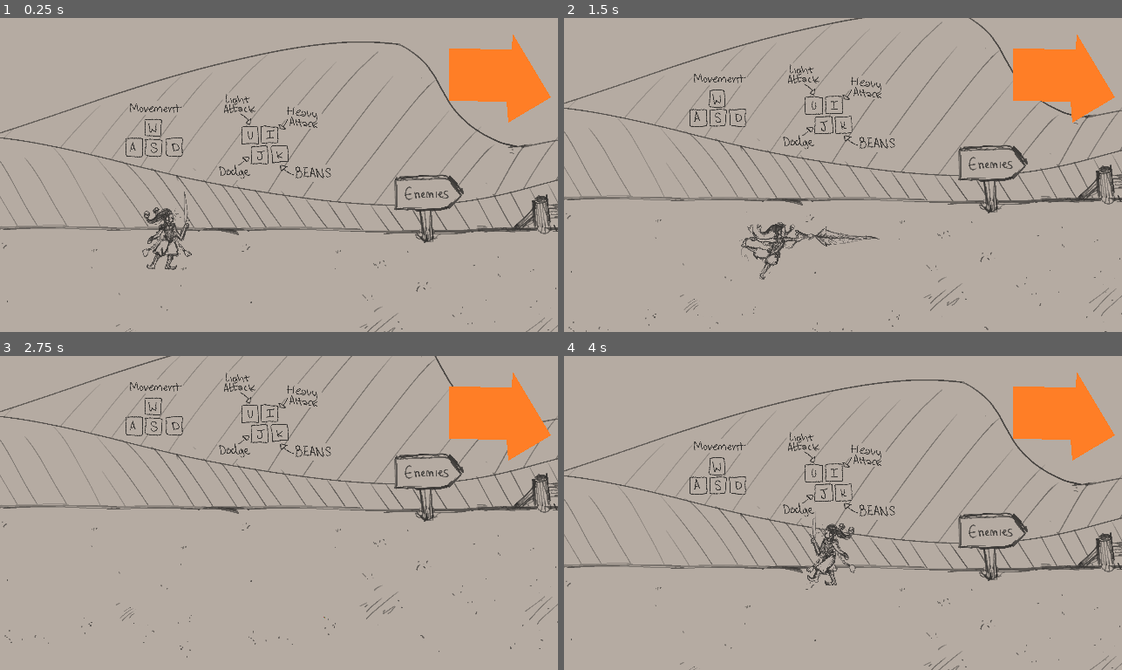
Above: before the commit, frames 1-4 (two rows, left to right).
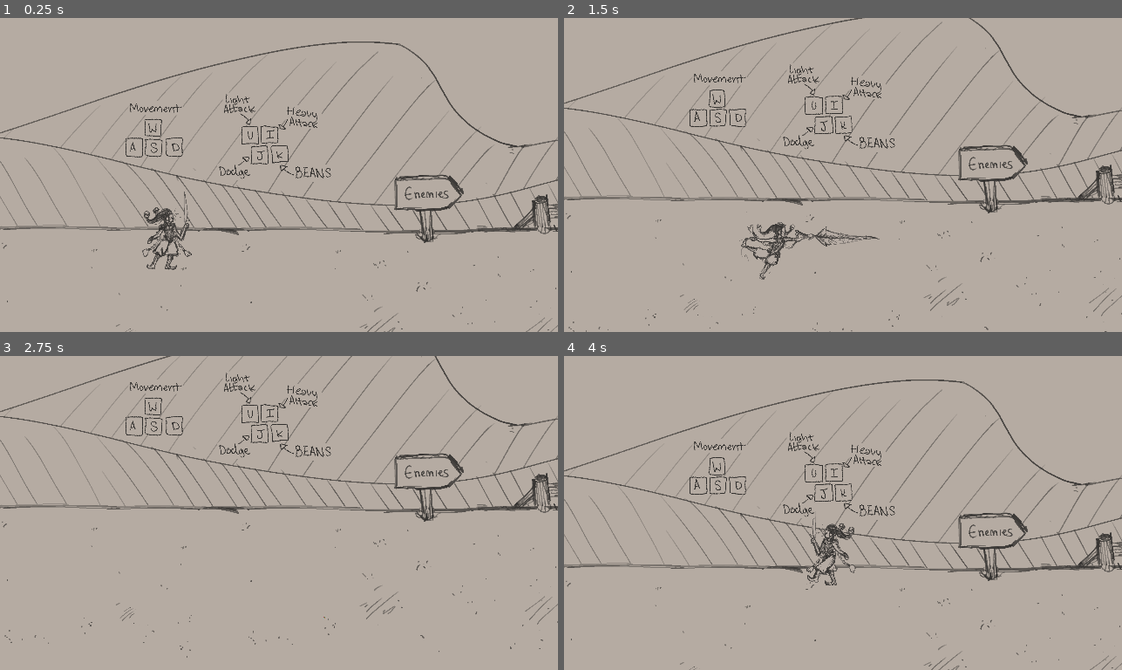
Above: after the commit, the same moments.

Repository: danielday-dev/UOP-GGJ-2024
Game: Godot game, scene res://Scenes/Stage1.tscn
The game is run twice, just before and just after one commit, with the same random seed, the same clock (stepped at 60 frames per second) and the same inputs. This scene is started directly instead of the project's main scene.
Inputs:
- Up to frame 1 (0.25 s): no input
- Up to frame 2 (1.5 s): tap Enter at 0.5 s; hold D (move_right) 0.53-1.28 s; hold K (beans) 0.53-1.28 s; hold S (move_down) from 1.28 s (still down); tap U (attack1) at 1.35 s
- Up to frame 3 (2.75 s): tap K (beans) at 1.55, 2.3 s; release S (move_down) at 2.03 s; hold D (move_right) from 2.03 s (still down); hold I (attack2) from 2.03 s (still down)
- Up to frame 4 (4 s): release D (move_right) at 2.78 s; release I (attack2) at 2.78 s; hold W (move_up) 2.78-3.53 s; tap K (beans) at 2.85, 3.8 s; hold A (move_left) from 3.53 s (still down); hold J (dodge) from 3.53 s (still down)

The runs differ from the first frame. In frame 1, 2.9% of the frame differs, in the area x 80-99%, y 5-34%; in frame 2, 2.9%; in frame 3, 2.9%; in frame 4, 2.9%.

Commit message:
added the script for the health bar

Diff:
--- a/Scenes/Stage1.tscn
+++ b/Scenes/Stage1.tscn
@@ -15,6 +15,8 @@
 [ext_resource type="Texture2D" uid="uid://csp3txgtghwrj" path="res://Resources/Stage/Stage5Top.png" id="10_m8pxg"]
 [ext_resource type="Texture2D" uid="uid://dk7asgkg011pq" path="res://Resources/UI/UI-Movement.png" id="12_00emt"]
 [ext_resource type="Texture2D" uid="uid://5y24ji8hbnao" path="res://Resources/UI/UI-Other.png" id="13_qb67p"]
+[ext_resource type="Script" path="res://Source/HealthBar.gd" id="15_7kvum"]
+[ext_resource type="Script" path="res://Source/Heart.gd" id="16_0muk3"]
 [ext_resource type="PackedScene" uid="uid://d0qtdulijsgw1" path="res://Prefabs/RestartTimer.tscn" id="16_3wy6l"]
 
 [sub_resource type="WorldBoundaryShape2D" id="WorldBoundaryShape2D_1p385"]
@@ -141,6 +143,24 @@
 [sub_resource type="SegmentShape2D" id="SegmentShape2D_cok71"]
 a = Vector2(-555, -257)
 b = Vector2(-333, -294)
+
+[sub_resource type="SpriteFrames" id="SpriteFrames_3phr8"]
+animations = [{
+"frames": [],
+"loop": true,
+"name": &"empty",
+"speed": 5.0
+}, {
+"frames": [],
+"loop": true,
+"name": &"full",
+"speed": 5.0
+}, {
+"frames": [],
+"loop": true,
+"name": &"half",
+"speed": 5.0
+}]
 
 [node name="Main" type="Node2D"]
 
@@ -342,14 +362,6 @@
 followTarget = NodePath("../Player")
 followOffset = Vector2(0, -120)
 
-[node name="GIANTORANGEARROW" type="Polygon2D" parent="Camera"]
-position = Vector2(262, -60)
-color = Color(1, 0.498039, 0.152941, 1)
-polygon = PackedVector2Array(1, 0, -1, -24, -67, -25, -67, -85, 5, -84, 6, -102, 50, -29)
-
-[node name="ArrowTimer" type="Timer" parent="Camera/GIANTORANGEARROW"]
-autostart = true
-
 [node name="Bounds" type="StaticBody2D" parent="Camera"]
 position = Vector2(-572, 209)
 collision_layer = 8388609
@@ -370,6 +382,44 @@
 [node name="RestartTimer" parent="Camera" instance=ExtResource("16_3wy6l")]
 position = Vector2(-320, -180)
 
+[node name="UserInterface" type="Control" parent="Camera"]
+layout_mode = 3
+anchors_preset = 0
+offset_right = 40.0
+offset_bottom = 40.0
+
+[node name="HealthBar" type="HBoxContainer" parent="Camera/UserInterface"]
+layout_mode = 0
+offset_right = 40.0
+offset_bottom = 40.0
+script = ExtResource("15_7kvum")
+
+[node name="Heart1" type="AnimatedSprite2D" parent="Camera/UserInterface/HealthBar"]
+sprite_frames = SubResource("SpriteFrames_3phr8")
+animation = &"empty"
+script = ExtResource("16_0muk3")
+
+[node name="Heart2" type="AnimatedSprite2D" parent="Camera/UserInterface/HealthBar"]
+sprite_frames = SubResource("SpriteFrames_3phr8")
+animation = &"empty"
+script = ExtResource("16_0muk3")
+
+[node name="Heart3" type="AnimatedSprite2D" parent="Camera/UserInterface/HealthBar"]
+sprite_frames = SubResource("SpriteFrames_3phr8")
+animation = &"empty"
+script = ExtResource("16_0muk3")
+
+[node name="GIANTORANGEARROW" type="Sprite2D" parent="Camera/UserInterface"]
+position = Vector2(262, -60)
+
+[node name="ArrowTimer" type="Timer" parent="Camera/UserInterface/GIANTORANGEARROW"]
+autostart = true
+
+[node name="TextureProgressBar" type="TextureProgressBar" parent="Camera/UserInterface"]
+layout_mode = 0
+offset_right = 40.0
+offset_bottom = 40.0
+
 [node name="Encounter1" parent="." node_paths=PackedStringArray("graveyard") instance=ExtResource("5_uywg0")]
 position = Vector2(601, 399)
 graveyard = NodePath("../Graveyard")
@@ -422,5 +472,5 @@
 
 [node name="Graveyard" type="Node2D" parent="."]
 
-[connection signal="timeout" from="Camera/GIANTORANGEARROW/ArrowTimer" to="Camera" method="_on_arrow_timer_timeout"]
+[connection signal="timeout" from="Camera/UserInterface/GIANTORANGEARROW/ArrowTimer" to="Camera" method="_on_arrow_timer_timeout"]
 [connection signal="limitCameraMovement" from="Encounter1" to="Camera" method="changeRightLimit"]
--- /dev/null
+++ b/Source/HealthBar.gd
@@ -0,0 +1,14 @@
+extends HBoxContainer
+
+
+func _update_health(current_health):
+	var loopCount = 0
+
+	for heart in get_children():
+		if current_health >= loopCount + 2:
+			heart.setAnimation("full")
+		elif current_health >= loopCount + 1:
+			heart.setAnimation("half")
+		else:
+			heart.setAnimation("empty")
+		loopCount += 2
--- /dev/null
+++ b/Source/Heart.gd
@@ -0,0 +1,10 @@
+extends AnimatedSprite2D
+
+
+
+func setAnimation(animation):
+	if $Sprite.get_animation() != animation:
+		$Sprite.play(animation)
+
+func animationEnded():
+	return $Sprite.frame_progress >= 1.0
--- a/Source/Player.gd
+++ b/Source/Player.gd
@@ -8,6 +8,8 @@
 var currentHealth :float
 @export var beansHeal : float = 2;
 @export var numBeans : int = 3;
+
+signal damageTaken(currentHealth)
 
 enum PlayerState{
 	Grounded,
@@ -126,6 +128,7 @@
 func _on_hitbox_area_entered(area):
 	print("player has been hit uwu")
 	currentHealth -= area.attackDamage
+	damageTaken.emit(currentHealth)
 	print(currentHealth)
 	if currentHealth <= 0:
 		die()
Not shown: 1 places in Scenes/Stage1.tscn that only renumber resources
